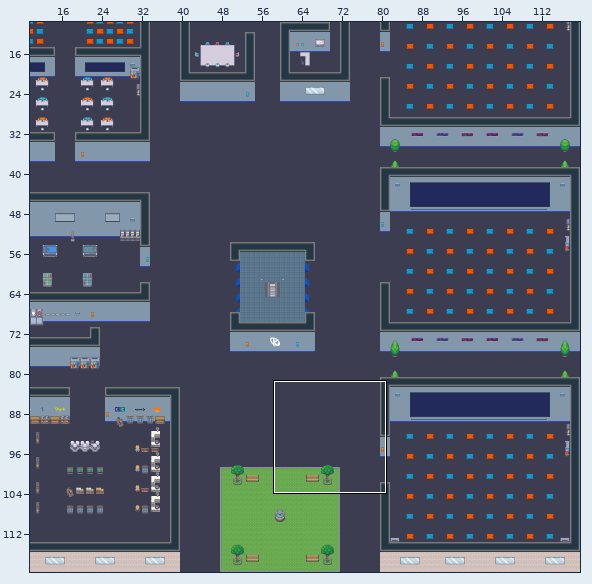
One commit to this Tiled map (JSON): baseeffect.tmj. Above, an overview of the earlier version with the close-up marked.
Close-up. The starting point:
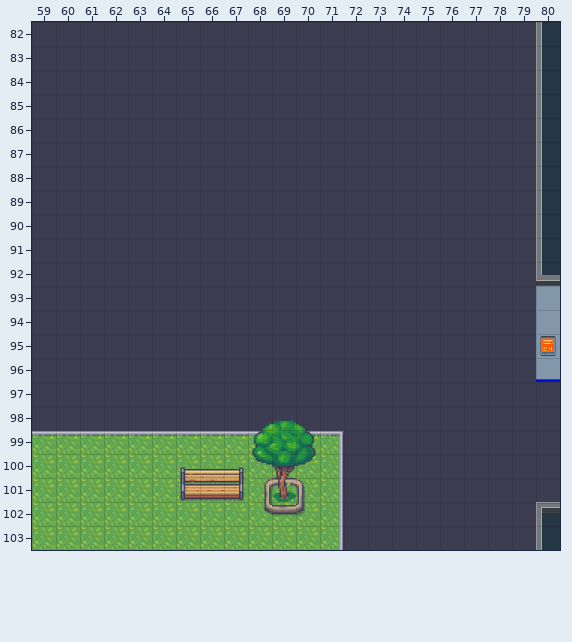
Cells are 32x32 px. Shown: x 59..80, y 82..103. The commit also changed other parts of the map, which this record leaves out.
Now the later version:
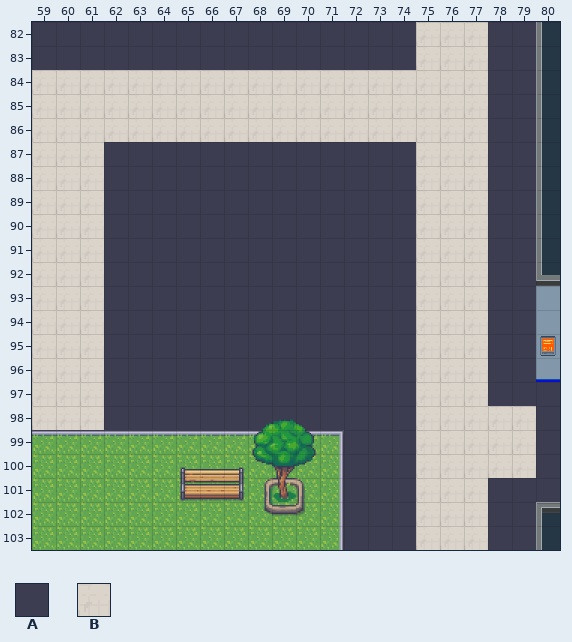
Key: from "Chunk 1": A 4, B 5.
_ is an empty cell.
What changed:
{"where": "layer \"floor/floor1\""}
{"y":82,"x":75,"old":"AAA","new":"BBB"}
{"y":83,"x":75,"old":"AAA","new":"BBB"}
{"y":84,"x":59,"old":"AAAAAAAAAAAAAAAAAAA","new":"BBBBBBBBBBBBBBBBBBB"}
{"y":85,"x":59,"old":"AAAAAAAAAAAAAAAAAAA","new":"BBBBBBBBBBBBBBBBBBB"}
{"y":86,"x":59,"old":"AAAAAAAAAAAAAAAAAAA","new":"BBBBBBBBBBBBBBBBBBB"}
{"y":87,"x":59,"old":"AAA","new":"BBB"}
{"y":87,"x":75,"old":"AAA","new":"BBB"}
{"y":88,"x":59,"old":"AAA","new":"BBB"}
{"y":88,"x":75,"old":"AAA","new":"BBB"}
{"y":89,"x":59,"old":"AAA","new":"BBB"}
{"y":89,"x":75,"old":"AAA","new":"BBB"}
{"y":90,"x":59,"old":"AAA","new":"BBB"}
{"y":90,"x":75,"old":"AAA","new":"BBB"}
{"y":91,"x":59,"old":"AAA","new":"BBB"}
{"y":91,"x":75,"old":"AAA","new":"BBB"}
{"y":92,"x":59,"old":"AAA","new":"BBB"}
{"y":92,"x":75,"old":"AAA","new":"BBB"}
{"y":93,"x":59,"old":"AAA","new":"BBB"}
{"y":93,"x":75,"old":"AAA","new":"BBB"}
{"y":94,"x":59,"old":"AAA","new":"BBB"}
{"y":94,"x":75,"old":"AAA","new":"BBB"}
{"y":95,"x":59,"old":"AAA","new":"BBB"}
{"y":95,"x":75,"old":"AAA","new":"BBB"}
{"y":96,"x":59,"old":"AAA","new":"BBB"}
{"y":96,"x":75,"old":"AAA","new":"BBB"}
{"y":97,"x":59,"old":"AAA","new":"BBB"}
{"y":97,"x":75,"old":"AAA","new":"BBB"}
{"y":98,"x":59,"old":"AAA","new":"BBB"}
{"y":98,"x":75,"old":"AAAAA","new":"BBBBB"}
{"y":99,"x":75,"old":"AAAAA","new":"BBBBB"}
{"y":100,"x":75,"old":"AAAAA","new":"BBBBB"}
{"y":101,"x":75,"old":"AAA","new":"BBB"}
{"y":102,"x":75,"old":"AAA","new":"BBB"}
{"y":103,"x":75,"old":"AAA","new":"BBB"}
{"label":"changed","picture_box":[32,22,536,550]}
